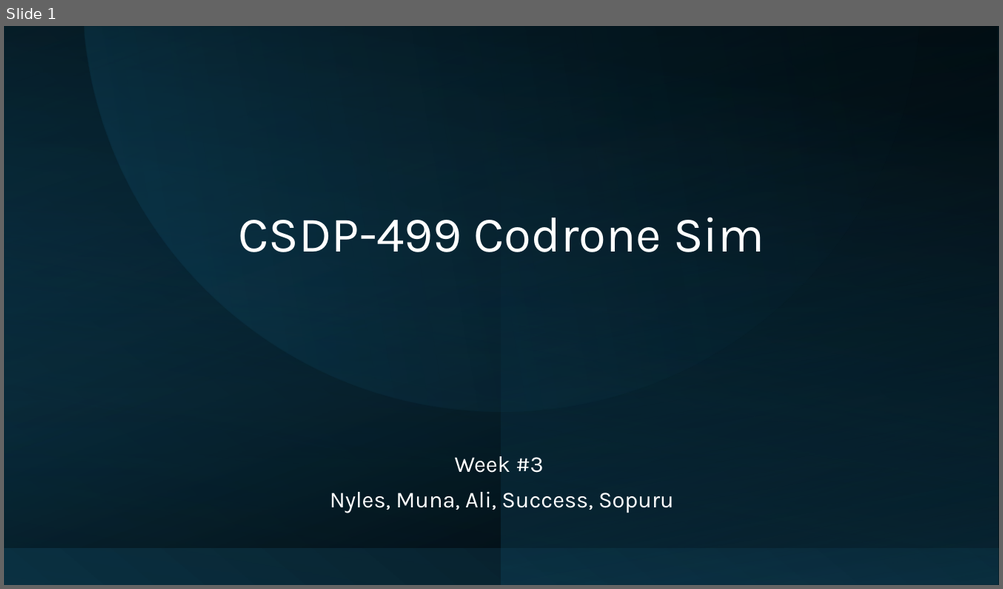
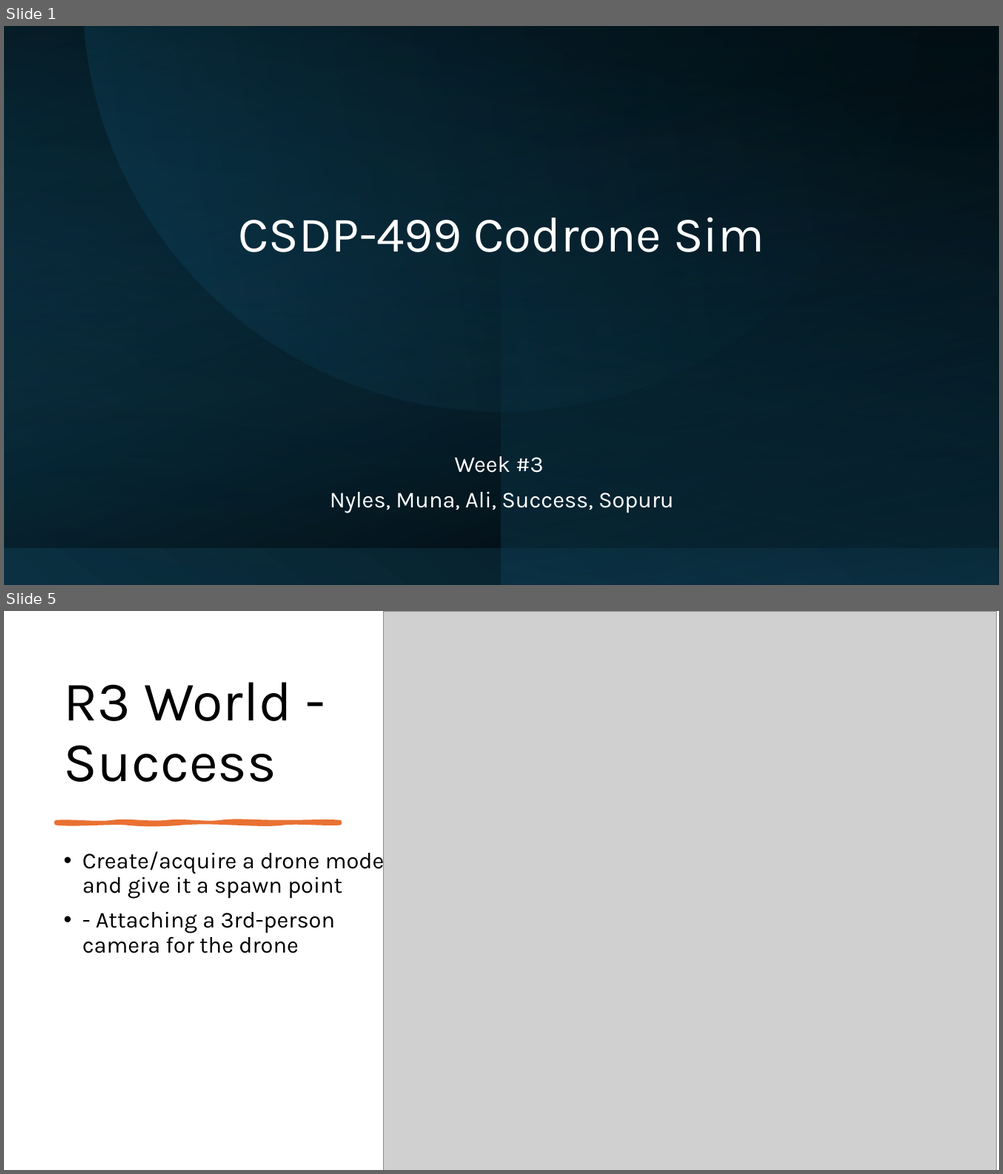
Before and after one commit to ctrl-muna/499-Codrone-Sim, a slide deck: docs/Presentation/W03_ PRESENTATION.pptx. Shown one above the other, each under a label of ours: slide 1 before the commit, slides 1 and 5 after it; the slides between them are not shown. The pictures are 1003x589 and 1003x1174 pixels, drawn with LibreOffice and Linux fonts; fonts in the diff are those of the drawing; grey boxes stand for pictures. Boxes give left, top, right and bottom in pixels: in the first picture for what was removed or moved away, otherwise in the second. Text is boxed around its words. In the diff, an @@ line names an element or a change of style, - is before the commit and + after.

```diff
--- a/docs/Presentation/W03_ PRESENTATION.pptx
+++ b/docs/Presentation/W03_ PRESENTATION.pptx
@@ slide 5 added at [4,611,999,1170], background #FFFFFF @@
@@ picture added at [384,611,996,1170] @@
@@ title added at [64,682,292,782], 54 pt, text #000000 @@
+R3 World - Success
@@ freeform shape added at [57,822,340,823], fill #E97132, outline #E97132 3.5 pt @@
@@ text added at [82,849,390,954], 22 pt, text #000000 @@
+• Create/acquire a drone model and give it a spawn point
+• - Attaching a 3rd-person camera for the drone
```
Also in this commit, not shown: 6 slides changed, 1 other slide added, 1 slide removed, 1 other file.
